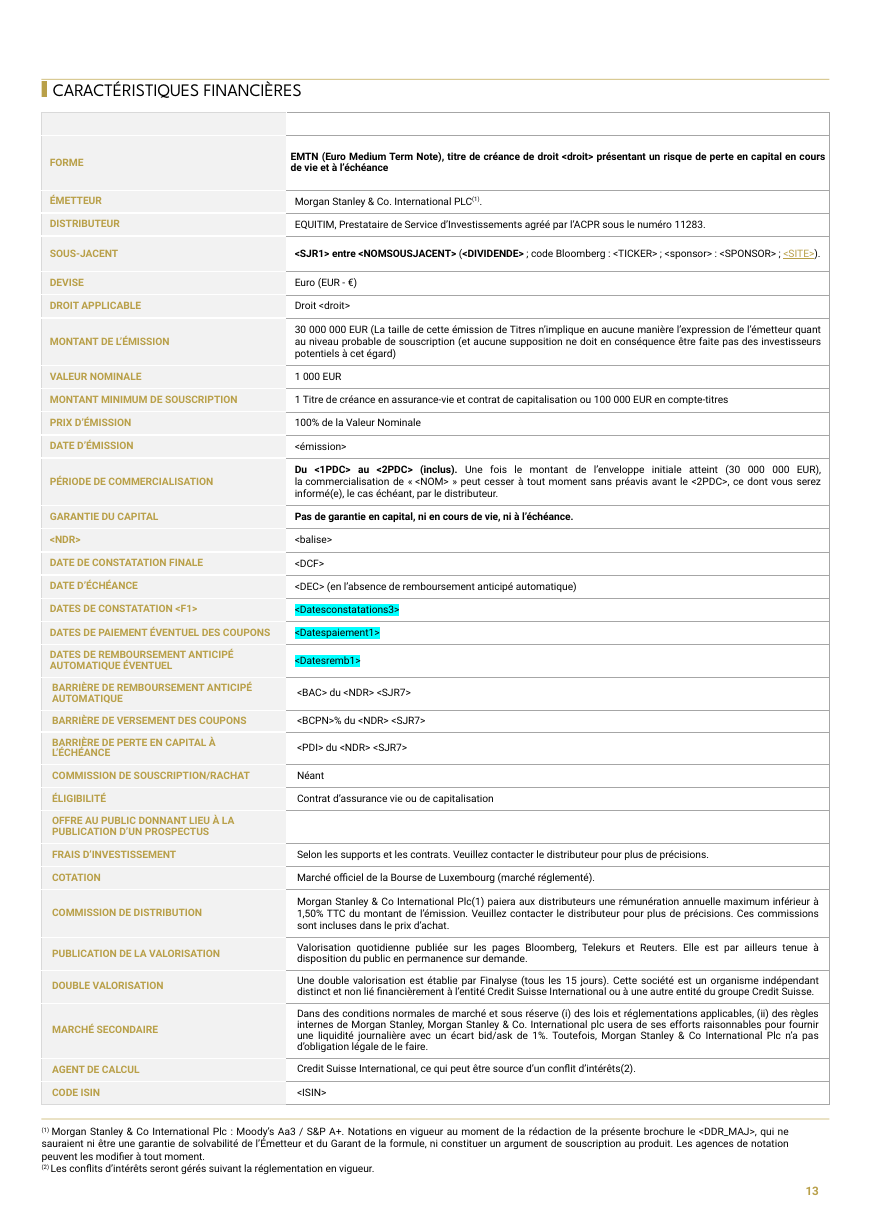
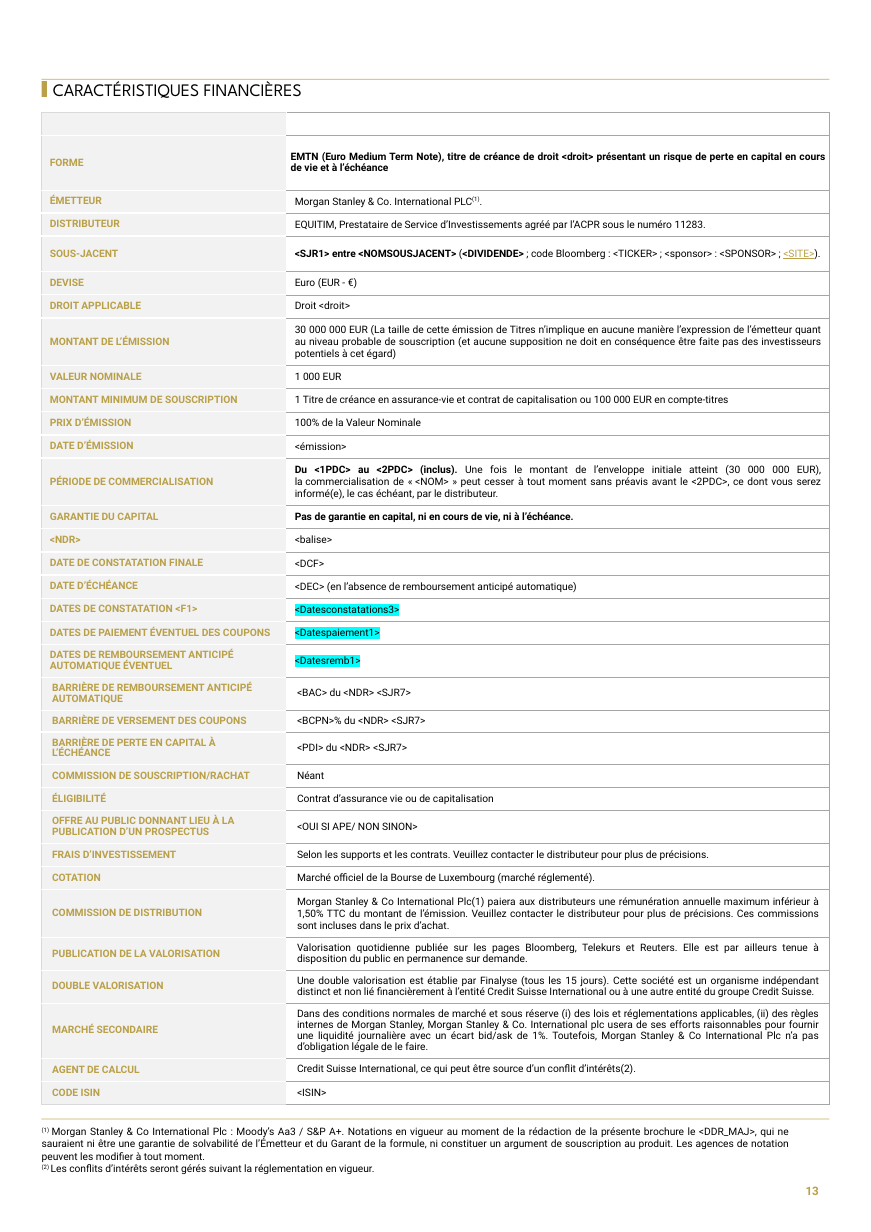
Before and after one commit to guillaumejacquin/equitim-project2, a slide deck: slide 13 of Templates/morgan.pptx. Drawn at 871x1232 pixels with LibreOffice and Linux fonts; fonts in the diff are those of the drawing; background and template pictures are left out. Boxes give left, top, right and bottom in pixels: in the first picture for what was removed or moved away, otherwise in the second. Text is boxed around its words. In the diff, an @@ line names an element or a change of style, - is before the commit and + after.

```diff
--- a/Templates/morgan.pptx
+++ b/Templates/morgan.pptx
@@ table at (41,113,829,1100) @@
-row 26, column 2: 
+row 26, column 2: <OUI SI APE/ NON SINON>
```
Also in this commit, not shown: 5 other slides changed, 22 other files.
